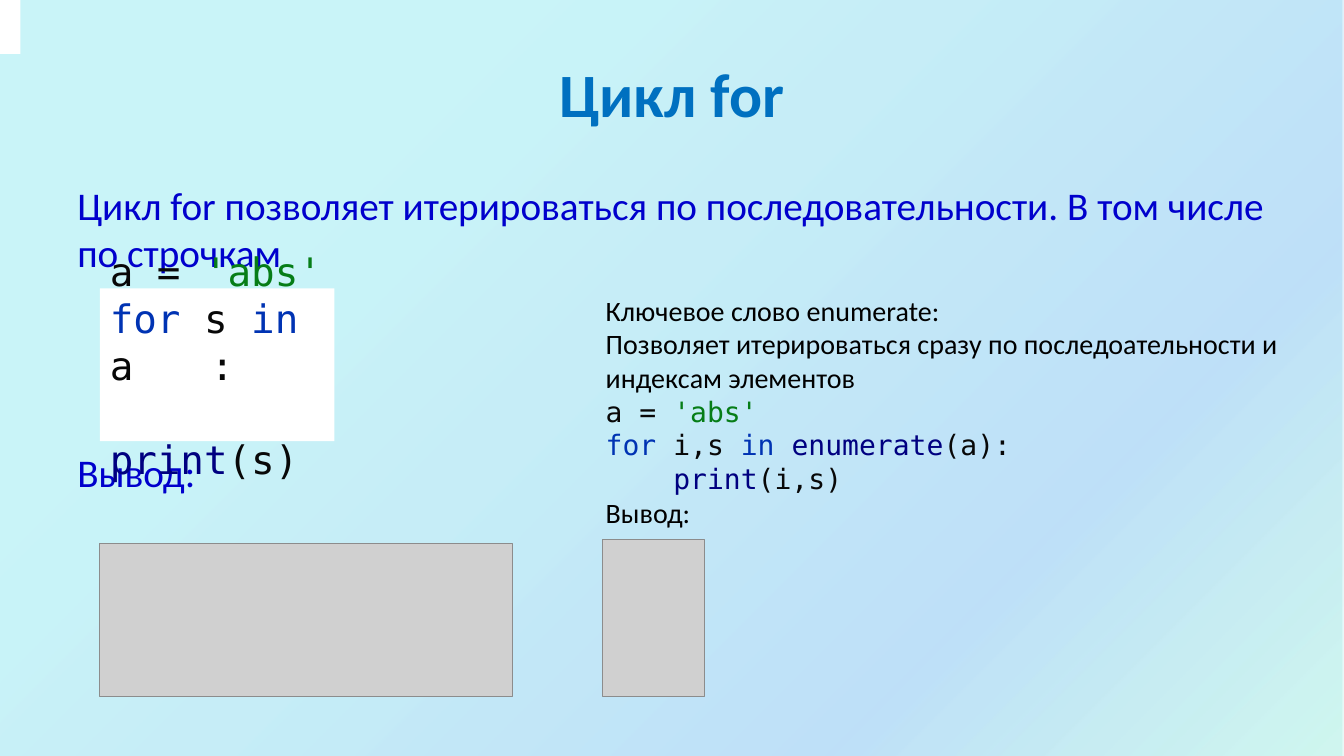
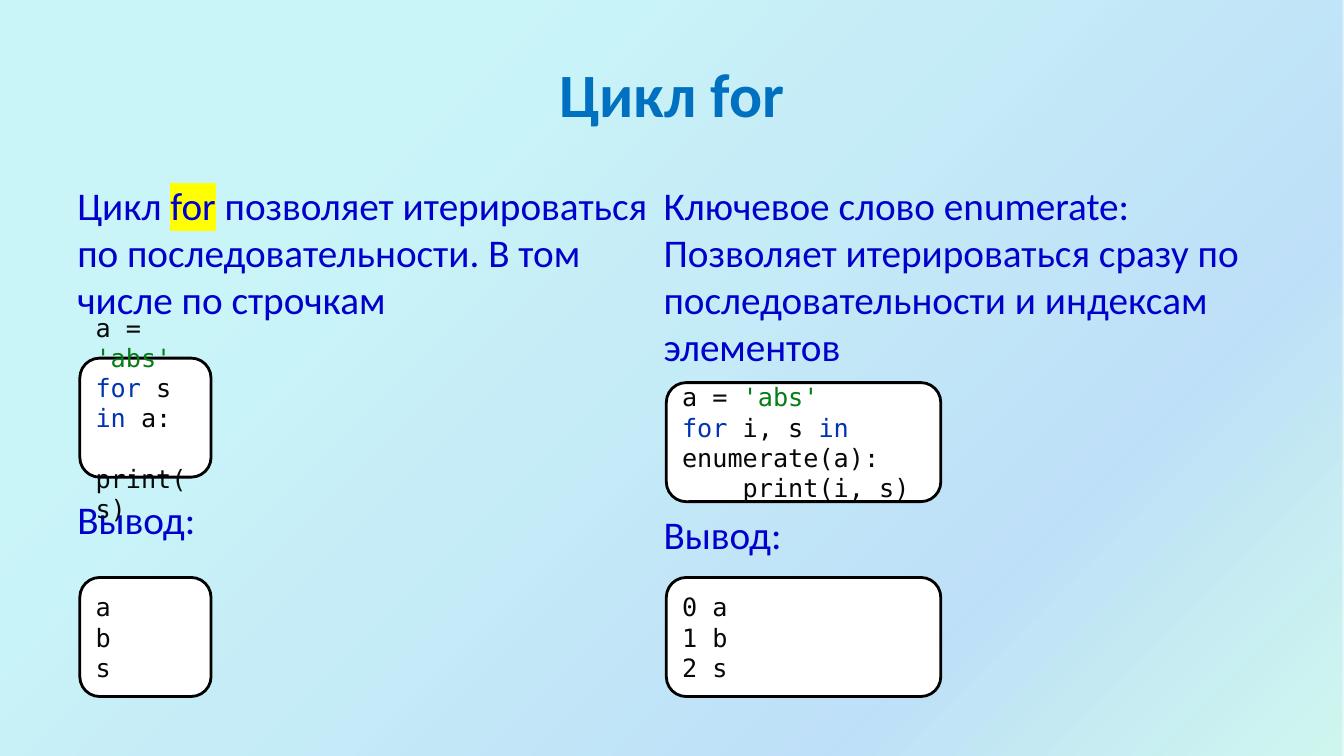
Before and after one commit to divorcehehehe/python, a slide deck: slide 19 of lesson01/Introduction.pptx. Drawn at 1344x756 pixels with LibreOffice and Linux fonts; fonts in the diff are those of the drawing; grey boxes stand for pictures; background and template pictures are left out. Boxes give left, top, right and bottom in pixels: in the first picture for what was removed or moved away, otherwise in the second. Text is boxed around its words. In the diff, an @@ line names an element or a change of style, - is before the commit and + after.

```diff
--- a/lesson01/Introduction.pptx
+++ b/lesson01/Introduction.pptx
@@ rectangle removed at [0,0,20,53] @@
@@ text "Ключевое слово enumerate:": place and size @@
-text "Ключевое слово enumerate:" at [606,303,1277,528]
+text "Ключевое слово enumerate:" at [664,195,1239,556]
@@ text at [77,193,648,324]: highlight none to #FFFF00 in "for" @@
@@ text at [664,195,1129,556]: size 20 to 28 pt, text colour #000000 to #0000CC in "Ключевое слово enumerate:", "Вывод:" @@
@@ text at [664,242,1239,362]: text changed; size 20 to 28 pt; text colour #000000 to #0000CC @@
-Позволяет итерироваться сразу по последоательности и индексам элементов
-a = 'abs'
-for i,s in enumerate(a):
-print(i,s)
+Позволяет итерироваться сразу по последовательности и индексам элементов
@@ rounded rectangle "a = 'abs' for s ...": place and size @@
-rounded rectangle "a = 'abs' for s ..." at [100,288,335,441]
+rounded rectangle "a = 'abs' for s ..." at [80,358,211,477]
@@ rounded rectangle "a = 'abs' for s ..." at [80,358,211,477]: rectangle to rounded rectangle; outline none to #000000 2 pt @@
@@ text in rounded rectangle at [96,323,187,524]: text changed; size 28 to 18 pt @@
-a = 'abs'
-for s in a :
-print(s)
+a = 'abs'
+for s in a:
+print(s)
@@ rounded rectangle added at [666,383,941,502], fill #FFFFFF, outline #000000 2 pt, 18 pt, text #080808 @@
+a = 'abs'
+for i, s in enumerate(a):
+print(i, s)
@@ picture removed at [603,539,705,697] @@
@@ picture removed at [100,544,513,697] @@
@@ rounded rectangle added at [80,578,211,697], fill #FFFFFF, outline #000000 2 pt, 18 pt, text #080808 @@
+a
+b
+s
@@ rounded rectangle added at [666,578,941,697], fill #FFFFFF, outline #000000 2 pt, 18 pt, text #080808 @@
+0 a
+1 b
+2 s
```
Also in this commit, not shown: 14 other slides changed, 1 slide added, 39 slides removed.
